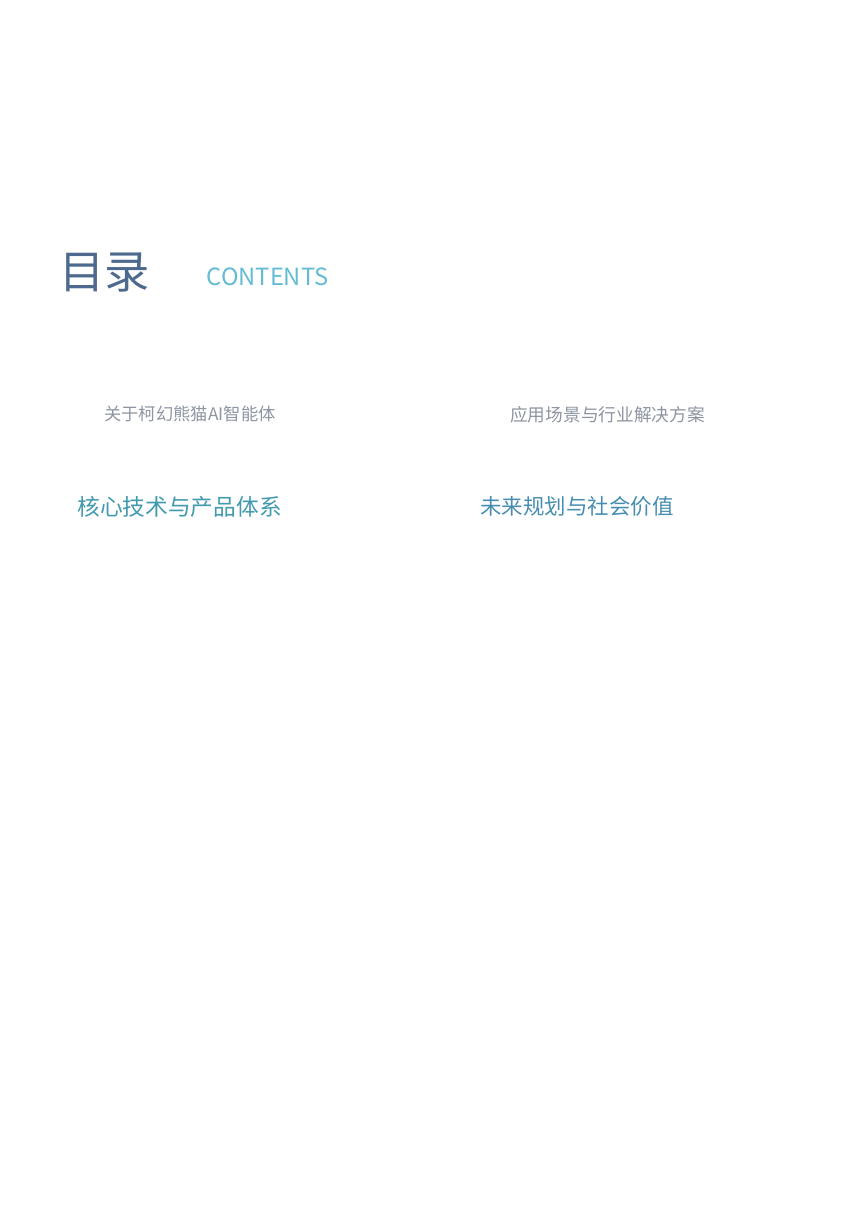
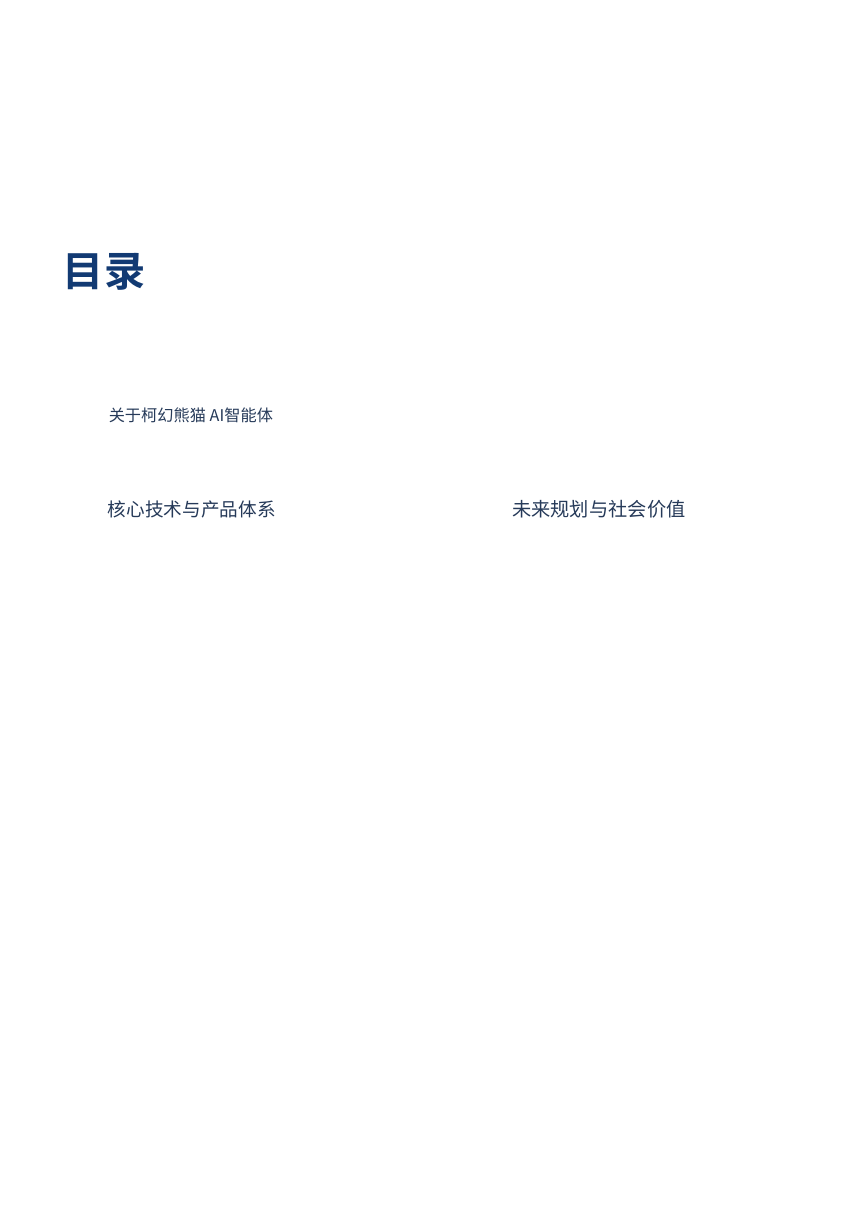
Before and after one commit to xiaoguo96/pdf2pptx, a slide deck: slide 3 of samples/output_测试3_editable.pptx. Drawn at 866x1232 pixels with LibreOffice and Linux fonts; fonts in the diff are those of the drawing; background and template pictures are left out. Boxes give left, top, right and bottom in pixels: in the first picture for what was removed or moved away, otherwise in the second. Text is boxed around its words. In the diff, an @@ line names an element or a change of style, - is before the commit and + after.

```diff
--- a/samples/output_测试3_editable.pptx
+++ b/samples/output_测试3_editable.pptx
@@ text "目录" at (63,253,145,290): size 44.6 to 40.6 pt, text colour #4D6A8E to #123A73, bold on @@
@@ text removed at (207,267,328,286) @@
-CONTENTS
@@ text at (109,407,273,423): text changed; size 17 to 15.9 pt; text colour #8E95A2 to #263A59 @@
-关于柯幻熊猫AI智能体
+关于柯幻熊猫 AI智能体
@@ text removed at (510,406,705,423) @@
-应用场景与行业解决方案
@@ text "核心技术与产品体系": place and size @@
-text "核心技术与产品体系" at (78,496,282,517)
+text "核心技术与产品体系" at (108,500,276,518)
@@ text "核心技术与产品体系" at (108,500,276,518): size 22.3 to 18.3 pt, text colour #429AAE to #263A59 @@
@@ text "未来规划与社会价值": place and size @@
-text "未来规划与社会价值" at (481,496,674,516)
+text "未来规划与社会价值" at (512,499,685,518)
@@ text "未来规划与社会价值" at (512,499,685,518): size 21.1 to 18.9 pt, text colour #478DB2 to #263A59 @@
```
Also in this commit, not shown: 7 other slides changed, 23 other files.
